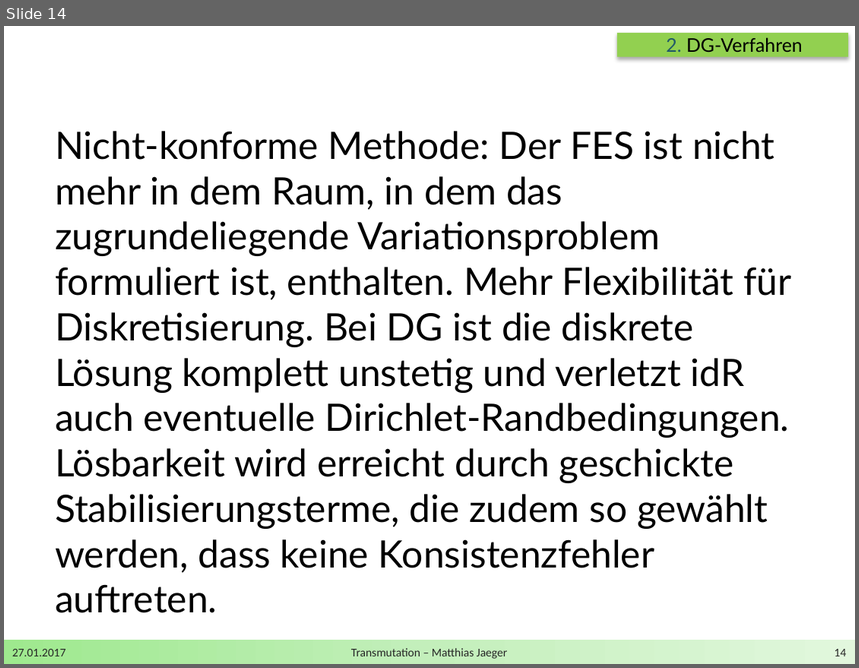
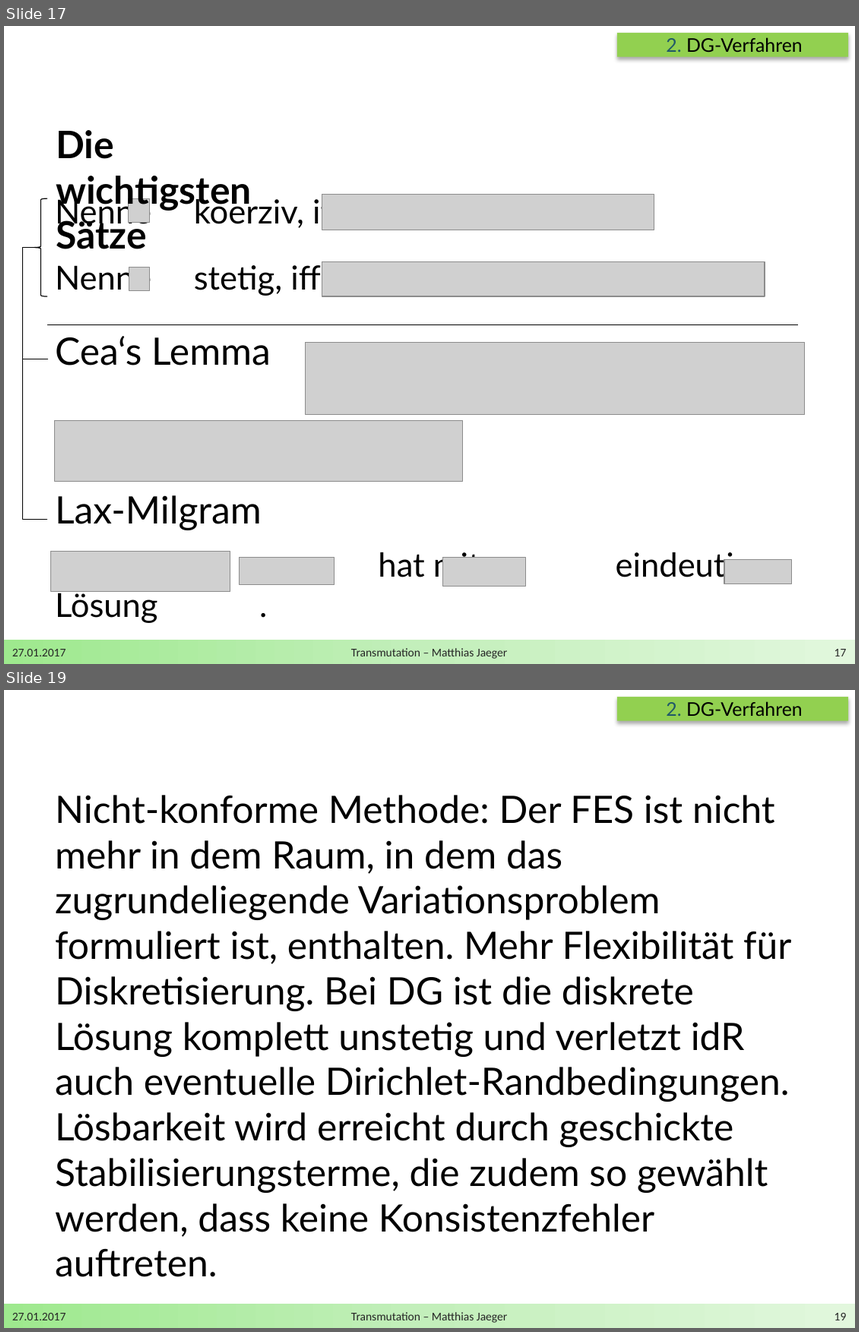
Before and after one commit to DerKleineGauss/Masterarbeit, a slide deck: Zwischenvortrag/Präsentation.pptx. Shown one above the other, each under a label of ours: slide 14 before the commit, slides 17 and 19 after it; the slides between them are not shown. The pictures are 859x668 and 859x1332 pixels, drawn with LibreOffice and Linux fonts; fonts in the diff are those of the drawing; grey boxes stand for pictures; background and template pictures are left out. Boxes give left, top, right and bottom in pixels: in the first picture for what was removed or moved away, otherwise in the second. Text is boxed around its words. In the diff, an @@ line names an element or a change of style, - is before the commit and + after.

```diff
--- a/Zwischenvortrag/Präsentation.pptx
+++ b/Zwischenvortrag/Präsentation.pptx
@@ slide 17 added at [4, 26, 855, 664], background #FFFFFF; not listed: 1 template element that a slide beside it also shows @@
@@ rectangle added at [617, 33, 848, 57], fill #92D050 @@
@@ text added at [666, 37, 803, 52], 16 pt, text #000000 @@
+2. DG-Verfahren
@@ text added at [56, 130, 252, 249], 32 pt, text #000000, bold @@
+Die wichtigsten Sätze
@@ left brace added at [34, 199, 47, 297], outline #000000 0.75 pt @@
@@ text added at [55, 195, 769, 583], 28 pt, text #000000 @@
+Nenne koerziv, iff
+Nenne stetig, iff
+Cea‘s Lemma
+Lax-Milgram
+hat mit eindeutige Lösung .
@@ picture added at [129, 199, 148, 223] @@
@@ picture added at [322, 195, 655, 230] @@
@@ elbow line added from (34, 247) to (47, 359), #000000 0.75 pt @@
@@ picture added at [129, 267, 150, 290] @@
@@ picture added at [322, 262, 765, 297] @@
@@ line added from (47, 325) to (798, 325), #000000 0.75 pt @@
@@ picture added at [305, 343, 805, 415] @@
@@ elbow line added from (23, 359) to (47, 520), #000000 0.75 pt @@
@@ picture added at [54, 421, 463, 481] @@
@@ picture added at [51, 551, 230, 591] @@
@@ picture added at [240, 558, 335, 585] @@
@@ picture added at [443, 558, 527, 587] @@
@@ picture added at [724, 560, 791, 585] @@
@@ text added at [12, 649, 66, 657], 10 pt, text #262626 @@
+27.01.2017
@@ text added at [351, 648, 507, 659], 10 pt, text #262626 @@
+Transmutation – Matthias Jaeger
@@ page number added at [835, 649, 847, 657], 10 pt, text #262626 @@
+17
@@ what was slide 14 is now slide 19 @@
@@ page number at [835, 1313, 847, 1321]: text changed @@
-14
+19
```
Also in this commit, not shown: 9 slides changed, 4 other slides added, 2 other files.
